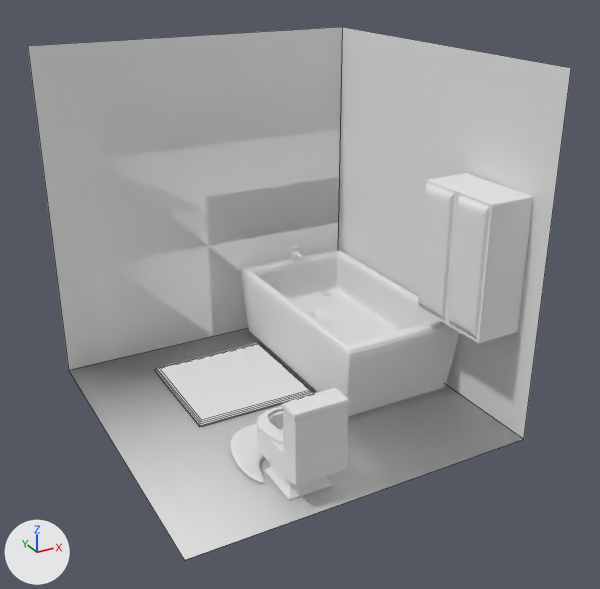
Two versions of the FBX model House builder/Assets/Models/Rooms/Exports/Bathroom_Room.fbx, one commit apart.
Before and after are seen from a camera (50 mm lens) standing at (-3.92, -7.64, 5.16) and looking at (0.11, -0.3, 1.49). Lighting does not change. The marker at lower left points along +X, +Y and +Z. Mesh edges are drawn as thin lines on the coarser meshes. Where no turn or scale is listed for an object, it has been applied to the vertices.
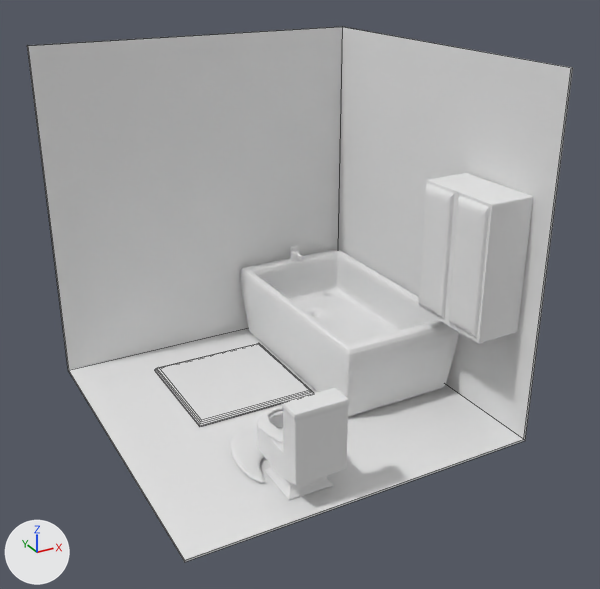
What differs and where, as boxes (x1, y1, x2, y2) in the pictures (600 x 589 px):
'Plane', reshaped
    before: (28, 27, 571, 560)
    after: (27, 27, 573, 562)
part 1 of me_plane, built on
    before: (69, 328, 523, 560)
    after: (27, 27, 573, 562)

What changed in the scene script:
```text
Change me_plane:
    used by ob_plane; location = (0.0, 0.0, 0.0)
    remove me_plane.from_pydata(...)  # 7 vertices, 3 faces; spans x -2.0..2.0, y -2.0..2.0, z 0.0..4.0
    add me_plane.from_pydata(...)  # 14 vertices, 12 faces; spans x -2.0..2.02, y -2.0..2.02, z -0.02..4.0
    me_plane part 1
    1 face is deleted
    7 vertices are added at x -2.0..2.02, y -2.0..2.02, z -0.02..4.0
    10 new faces join them
```
